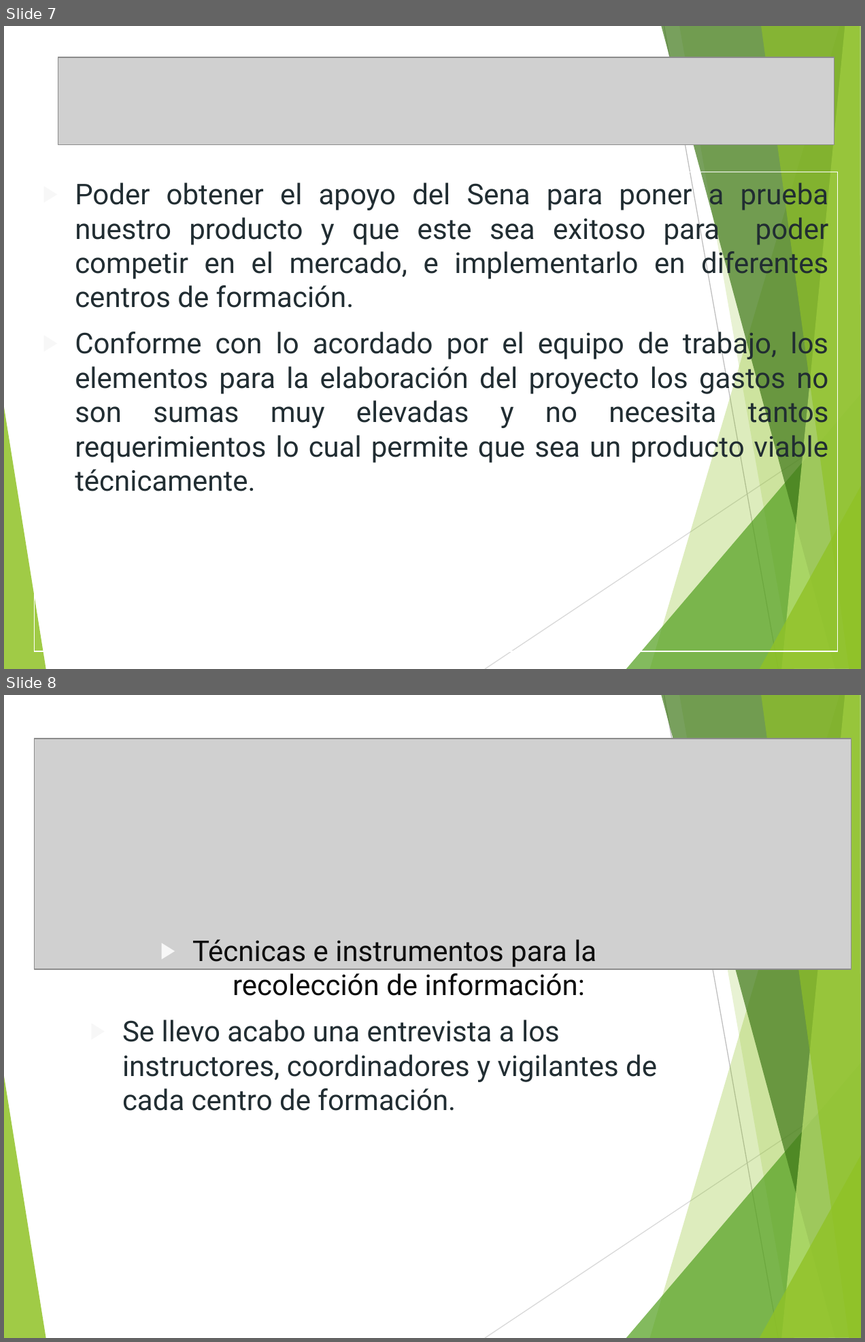
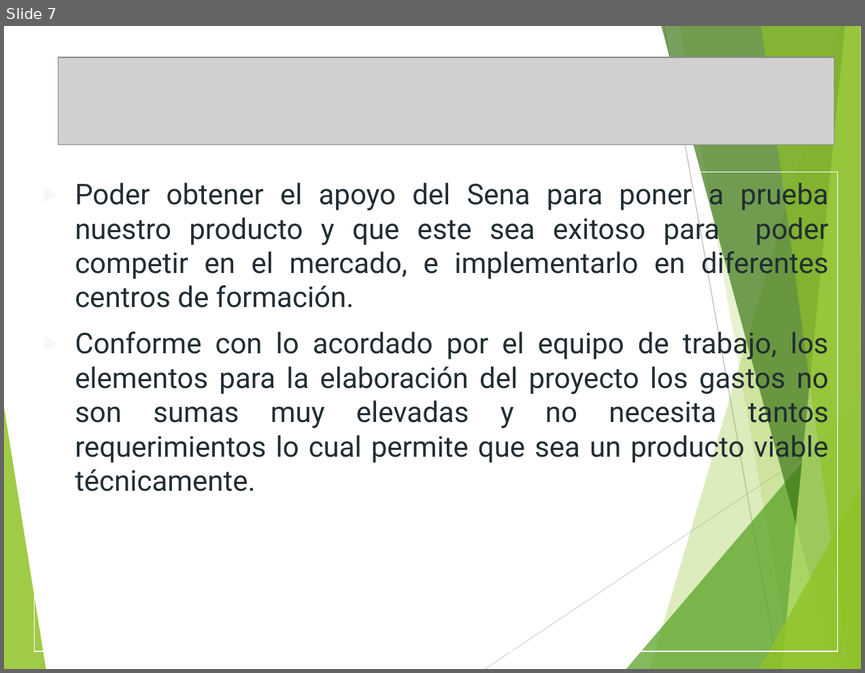
Before and after one commit to letbica/lectbica, a slide deck: Presentación Proyectos ADSI-1024316.ppt. Shown one above the other, each under a label of ours: slides 7 and 8 before the commit, slide 7 after it. The pictures are 865x1342 and 865x673 pixels, drawn with LibreOffice and Linux fonts; fonts in the diff are those of the drawing; grey boxes stand for pictures. Boxes give left, top, right and bottom in pixels: in the first picture for what was removed or moved away, otherwise in the second. Text is boxed around its words. In the diff, an @@ line names an element or a change of style, - is before the commit and + after.

```diff
--- a/Presentación Proyectos ADSI-1024316.ppt
+++ b/Presentación Proyectos ADSI-1024316.ppt
@@ slide 8 removed at bbox=[4, 695, 861, 1338], background #FFFFFF; not listed: 10 template elements that a slide beside it also shows @@
@@ picture removed at bbox=[34, 739, 851, 969] @@
@@ text removed at bbox=[122, 939, 657, 1110] @@
-▶ Técnicas e instrumentos para la recolección de información:
-▶ Se llevo acabo una entrevista a los instructores, coordinadores y vigilantes de cada centro de formación.
```
Also in this commit, not shown: 8 slides added, 6 other slides removed.
